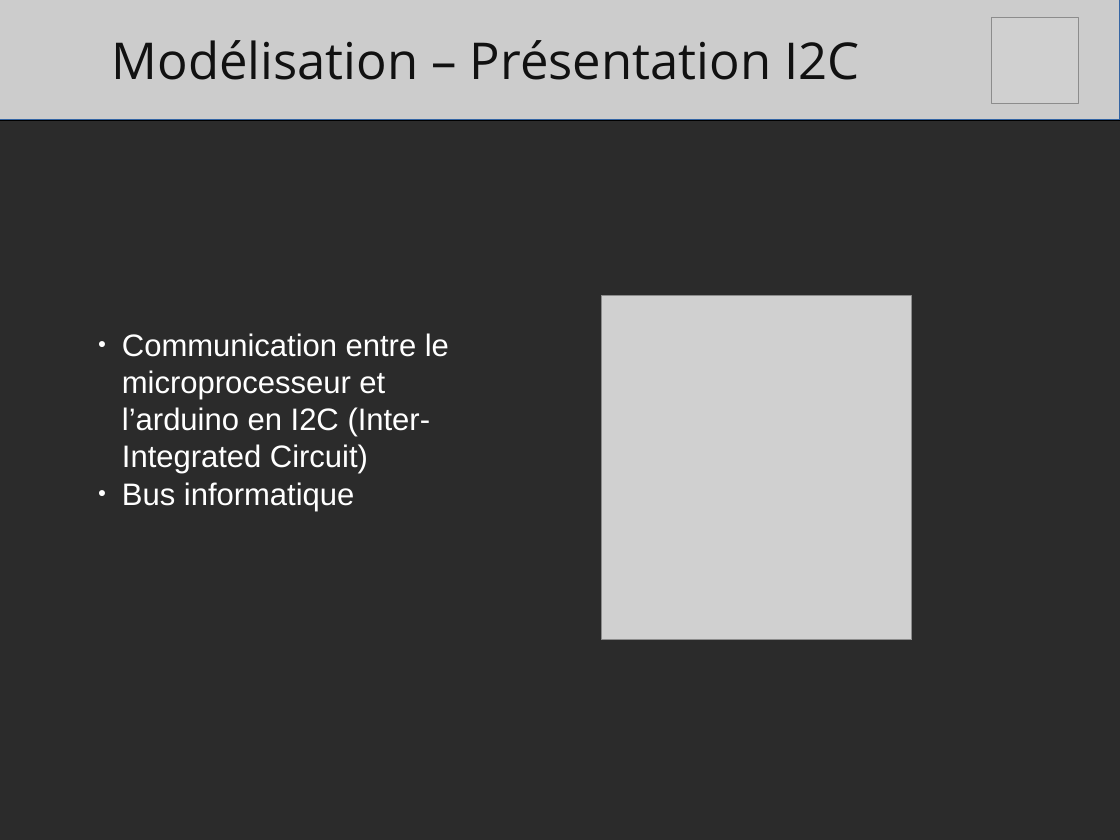
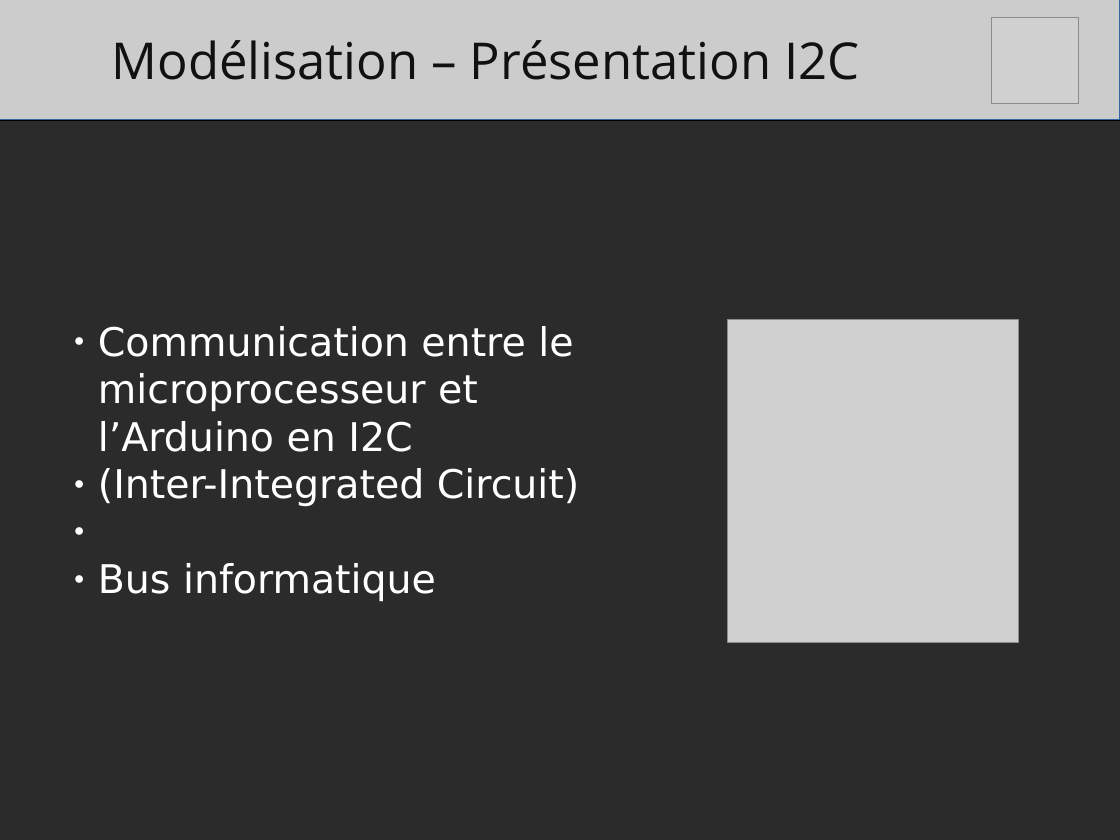
Before and after one commit to julienp17/WaveMirror, a slide deck: slide 8 of presentation/modelisation.odp. Drawn at 1120x840 pixels with LibreOffice and Linux fonts; fonts in the diff are those of the drawing; grey boxes stand for pictures; background and template pictures are left out; a plain dark background stands for a picture behind light text. Boxes give left, top, right and bottom in pixels: in the first picture for what was removed or moved away, otherwise in the second. Text is boxed around its words. In the diff, an @@ line names an element or a change of style, - is before the commit and + after.

```diff
--- a/presentation/modelisation.odp
+++ b/presentation/modelisation.odp
@@ text "Communication entre le microprocesseur et ...": place and size @@
-text "Communication entre le microprocesseur et ..." at [122,333,449,511]
+text "Communication entre le microprocesseur et ..." at [98,326,579,602]
@@ text at [98,326,579,507]: text changed; size 22 to 28 pt; font Arial to DejaVu Sans @@
-● Communication entre le microprocesseur et l’arduino en I2C (Inter-Integrated Circuit)
+● Communication entre le microprocesseur et l’Arduino en I2C
+● (Inter-Integrated Circuit)
@@ picture: place and size @@
-picture at [602,296,912,640]
+picture at [729,320,1019,642]
@@ text at [98,563,436,602]: size 22 to 28 pt, font Arial to DejaVu Sans in "Bus informatique" @@
```
Also in this commit, not shown: 7 other slides changed.
